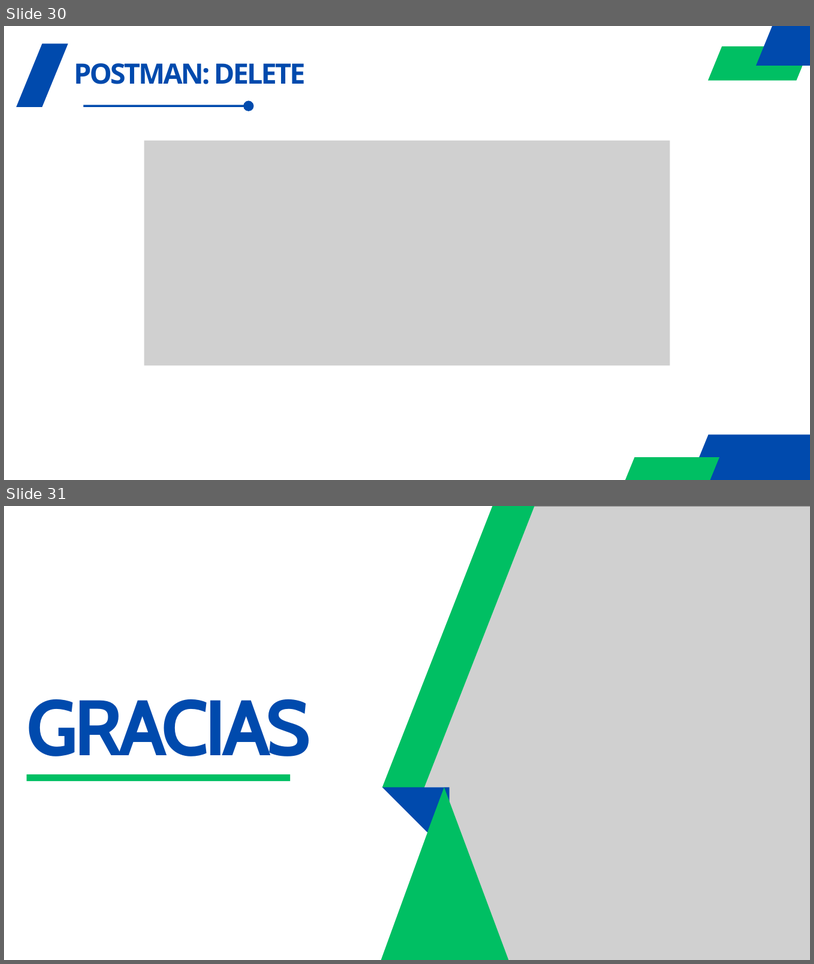
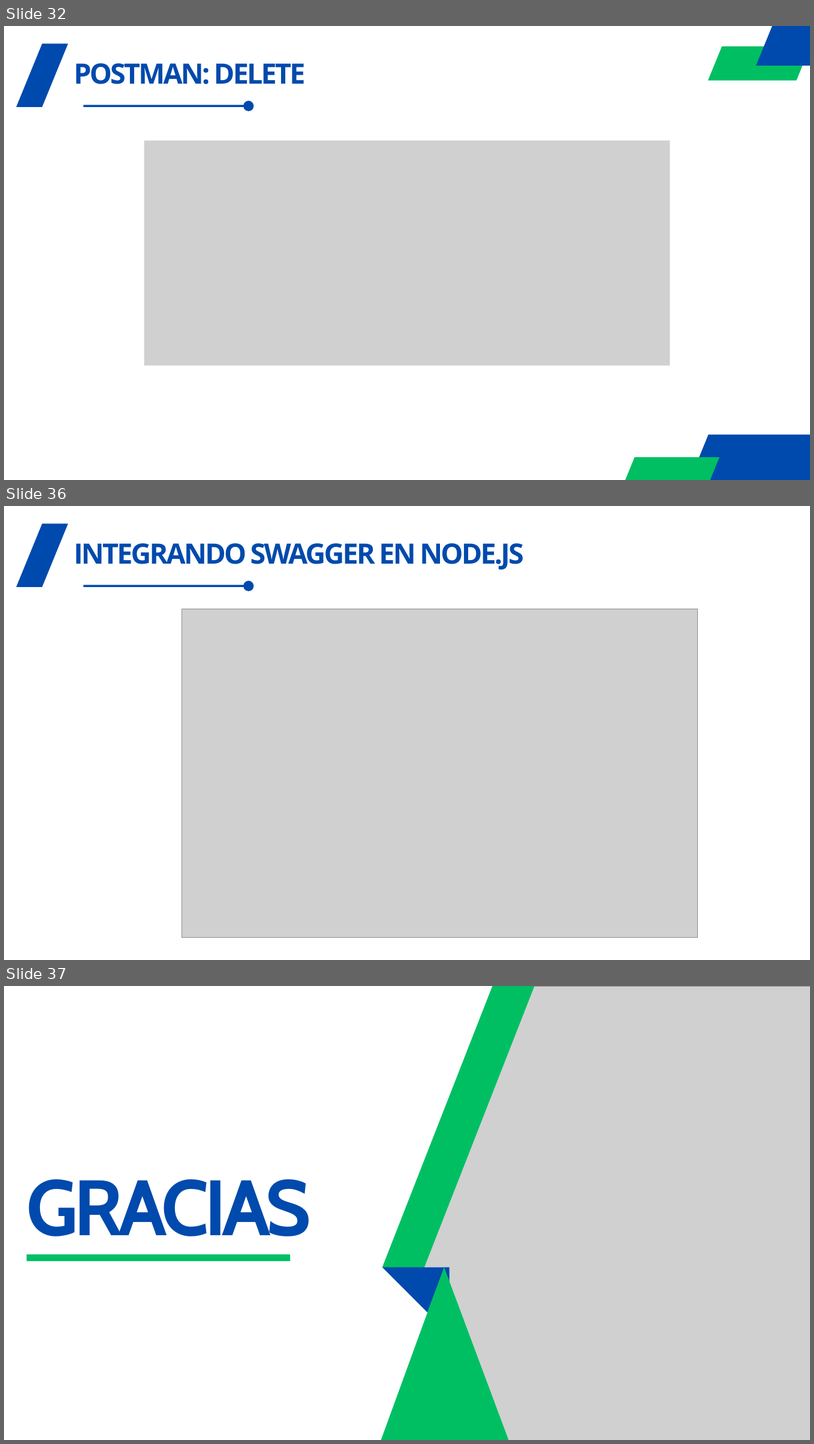
Before and after one commit to agorosti/programacion-servidores-web, a slide deck: Temario/Tema 8/08.- Tema 8 - Fundamentos NodeJS.pptx. Shown one above the other, each under a label of ours: slides 30 and 31 before the commit, slides 32, 36 and 37 after it; the slides between them are not shown. The pictures are 814x964 and 814x1444 pixels, drawn with LibreOffice and Linux fonts; fonts in the diff are those of the drawing; grey boxes stand for pictures. Boxes give left, top, right and bottom in pixels: in the first picture for what was removed or moved away, otherwise in the second. Text is boxed around its words. In the diff, an @@ line names an element or a change of style, - is before the commit and + after.

```diff
--- a/Temario/Tema 8/08.- Tema 8 - Fundamentos NodeJS.pptx
+++ b/Temario/Tema 8/08.- Tema 8 - Fundamentos NodeJS.pptx
@@ slide 36 added at (4, 506, 810, 960), background #FFFFFF @@
@@ freeform shape added at (16, 524, 68, 587), fill #004AAD @@
@@ text added at (74, 543, 524, 570), 50 pt, text #004AAD, bold @@
+INTEGRANDO SWAGGER EN NODE.JS
@@ arrow added from (83, 586) to (249, 586), #004AAD 3.75 pt @@
@@ picture added at (182, 609, 698, 937) @@
@@ what was slide 30 is now slide 32 @@
@@ what was slide 31 is now slide 37 @@
```
Also in this commit, not shown: 5 slides changed, 6 other slides added, 1 slide removed, 12 other files.
